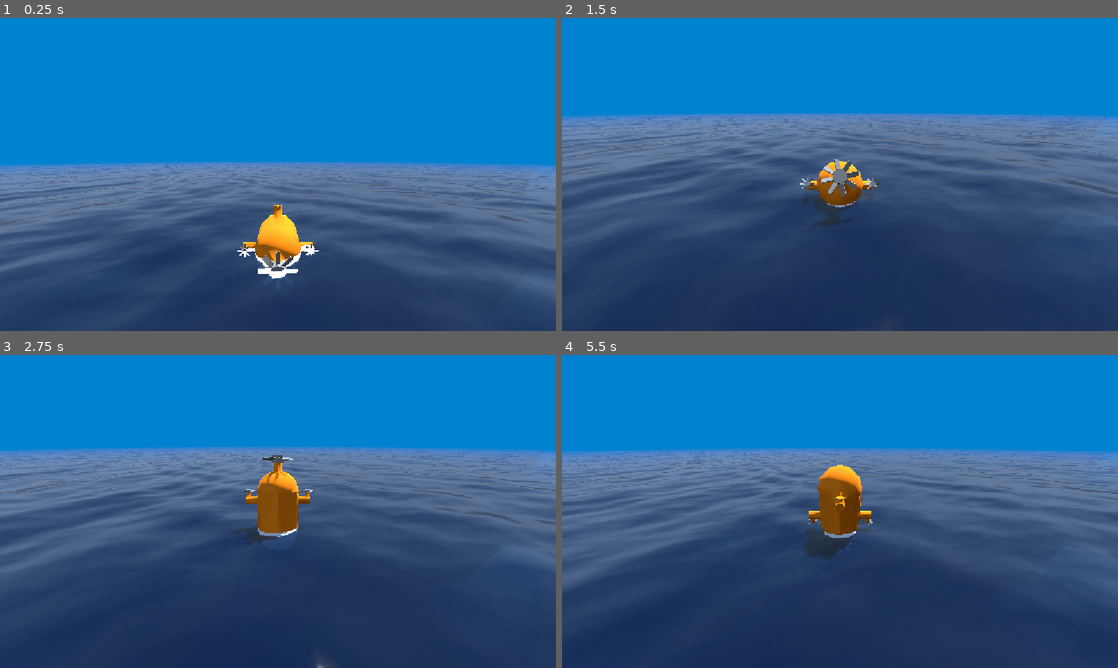
Above: before the commit, frames 1-4 (two rows, left to right).
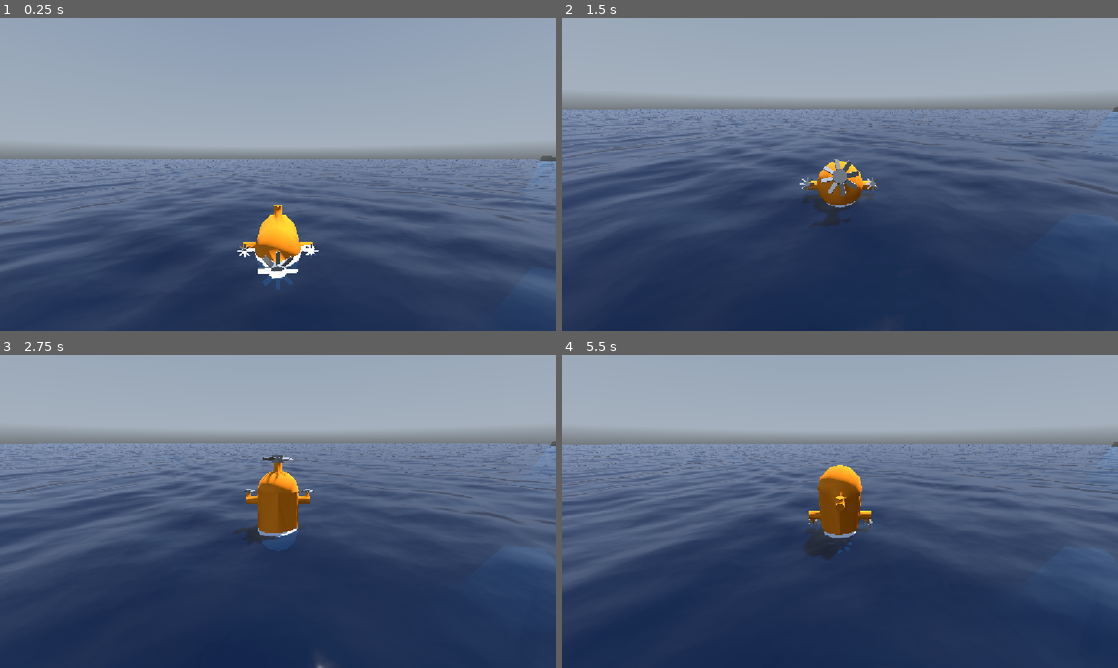
Above: after the commit, the same moments.

Repository: JanWack/untitled_underwater_game
Game: Godot game, scene res://scenes/test_map.tscn
The game is run twice, just before and just after one commit, with the same random seed, the same clock (stepped at 60 frames per second) and the same inputs. A sky picture missing from this copy of the repository is replaced by a grey-blue gradient.
Inputs (mouse positions are in pixels of both pictures, inside the frame that each line leads up to):
- Up to frame 1 (0.25 s): no input
- Up to frame 2 (1.5 s): tap Enter at 0.5 s; move the mouse to (867, 174) at 0.52 s; hold Right mouse button (break) 0.53-1.28 s; hold W (up) from 0.53 s (still down); move the mouse to (812, 174) at 1.27 s; click (812, 174) at 1.35 s
- Up to frame 3 (2.75 s): keep holding W (up); move the mouse to (289, 505) at 2.02 s; tap Shift (switch_camera) at 2.1 s
- Up to frame 4 (5.5 s): keep holding W (up); move the mouse to (834, 517) at 2.77 s; tap Mouse wheel up (zoom_in) at 2.85 s; move the mouse to (878, 514) at 3.52 s; tap Mouse wheel down (zoom_out) at 3.6 s; move the mouse to (795, 508) at 4.27 s; right-click (795, 508) at 4.35 s; move the mouse to (845, 511) at 5.02 s; press the mouse at (845, 511) at 5.03 s

The runs differ from the first frame. In frame 1, 48% of the frame differs, in the area x 0-100%, y 0-52%; in frame 2, 33%; in frame 3, 32%; in frame 4, 33%.

Commit message:
chnaged some colors

Diff:
--- a/untitled-underwater-game/scenes/test_map.tscn
+++ b/untitled-underwater-game/scenes/test_map.tscn
@@ -19,9 +19,8 @@
 background_mode = 2
 sky = SubResource("Sky_6ulkd")
 glow_enabled = true
-fog_enabled = true
 fog_mode = 1
-fog_light_color = Color(6.6420434e-06, 0.51023895, 0.82130754, 1)
+fog_light_color = Color(9.1448425e-07, 0.29783505, 0.49137104, 1)
 fog_density = 1.0
 
 [sub_resource type="NoiseTexture2D" id="NoiseTexture2D_fn2sa"]
